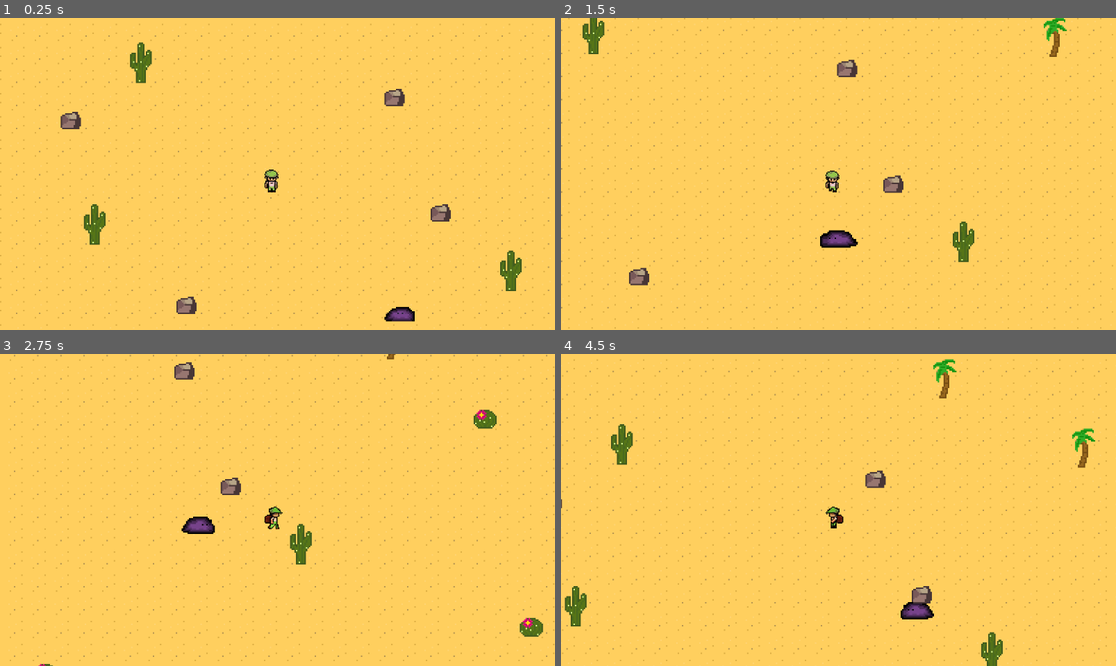
Above: before the commit, frames 1-4 (two rows, left to right).
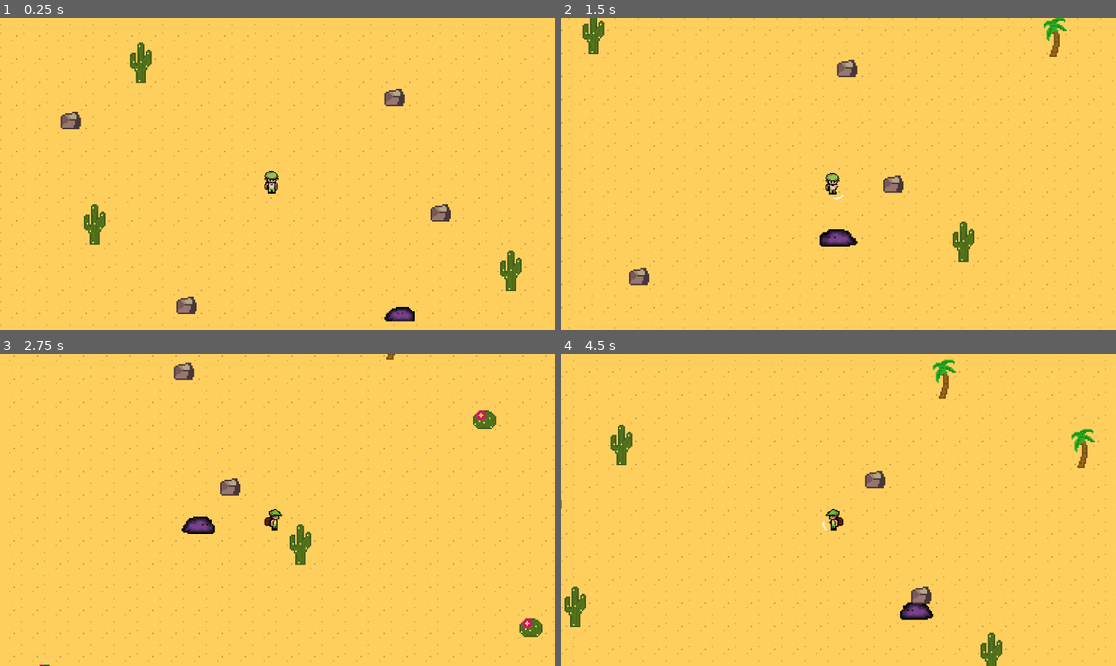
Above: after the commit, the same moments.

Repository: Overlord1304/Stormlock-Escape-2
Game: Godot game, scene res://scenes/main.tscn
The game is run twice, just before and just after one commit, with the same random seed, the same clock (stepped at 60 frames per second) and the same inputs.
Inputs:
- Up to frame 1 (0.25 s): no input
- Up to frame 2 (1.5 s): tap Enter at 0.5 s; hold Right (ui_right) 0.53-1.28 s; tap X (attack, bound only after the commit) at 0.6, 1.35 s; hold Down (ui_down) from 1.28 s (still down)
- Up to frame 3 (2.75 s): release Down (ui_down) at 2.03 s; hold Right (ui_right) from 2.03 s (still down); tap Alt at 2.1 s; tap X (attack, bound only after the commit) at 2.3 s
- Up to frame 4 (4.5 s): release Right (ui_right) at 2.78 s; hold Up (ui_up) 2.78-3.53 s; tap Shift at 2.85 s; tap X (attack, bound only after the commit) at 3.05, 3.6, 4.35 s; hold Left (ui_left) from 3.53 s (still down)

The runs differ from the first frame. In frame 1, 0.1% of the frame differs, in the area x 47-51%, y 48-57%; in frame 2, 0.3%; in frame 3, 1.7%; in frame 4, 1.9%, in the area x 0-99%, y 1-100%.

Commit message:
player attacks work now!

Diff:
--- a/project.godot
+++ b/project.godot
@@ -15,6 +15,10 @@
 config/features=PackedStringArray("4.5", "Forward Plus")
 config/icon="res://icon.svg"
 
+[autoload]
+
+Global="*res://scripts/global.gd"
+
 [editor_plugins]
 
 enabled=PackedStringArray("res://addons/godot_super-wakatime/plugin.cfg")
@@ -23,6 +27,14 @@
 
 player=""
 
+[input]
+
+attack={
+"deadzone": 0.2,
+"events": [Object(InputEventKey,"resource_local_to_scene":false,"resource_name":"","device":0,"window_id":0,"alt_pressed":false,"shift_pressed":false,"ctrl_pressed":false,"meta_pressed":false,"pressed":false,"keycode":0,"physical_keycode":88,"key_label":0,"unicode":0,"location":0,"echo":false,"script":null)
+]
+}
+
 [rendering]
 
 textures/canvas_textures/default_texture_filter=0
--- a/scenes/player.tscn
+++ b/scenes/player.tscn
@@ -1,14 +1,99 @@
-[gd_scene load_steps=33 format=3 uid="uid://bl1q7wod3c3q3"]
-
+[gd_scene load_steps=59 format=3 uid="uid://bl1q7wod3c3q3"]
+
+[ext_resource type="Texture2D" uid="uid://f4318kvo18qa" path="res://sprites/down-attack.png" id="1_3v2ag"]
 [ext_resource type="Texture2D" uid="uid://s3sok2cvk77f" path="res://sprites/idle-down.png" id="1_g2els"]
+[ext_resource type="Script" uid="uid://cg6rdaj40khyb" path="res://scripts/player.gd" id="1_jej6c"]
 [ext_resource type="Texture2D" uid="uid://cp4geplri3n2k" path="res://sprites/idle_up.png" id="2_dqkch"]
+[ext_resource type="Texture2D" uid="uid://co3ae3c1wbsfu" path="res://sprites/left-attack.png" id="2_jej6c"]
 [ext_resource type="Texture2D" uid="uid://i2v4dl8csu7b" path="res://sprites/walk_down.png" id="2_qhqgy"]
 [ext_resource type="Texture2D" uid="uid://b02eap0f0212w" path="res://sprites/idle-right.png" id="2_qlg0r"]
 [ext_resource type="Texture2D" uid="uid://cj0ojpkqa64ja" path="res://sprites/idle-left.png" id="2_smehm"]
+[ext_resource type="Texture2D" uid="uid://c6ef68obf5oa5" path="res://sprites/right-attack.png" id="3_f1ej7"]
 [ext_resource type="Texture2D" uid="uid://dquchweaem14h" path="res://sprites/walk-up.png" id="3_qhqgy"]
+[ext_resource type="Texture2D" uid="uid://dvi3adlu7ljlq" path="res://sprites/up-attack.png" id="4_oprun"]
 [ext_resource type="Texture2D" uid="uid://bpp1phqqwi4pt" path="res://sprites/walk-left.png" id="6_ur7pv"]
 [ext_resource type="Texture2D" uid="uid://crymoqp26r3jr" path="res://sprites/walk-right.png" id="7_y4r1p"]
 
+[sub_resource type="AtlasTexture" id="AtlasTexture_ujl30"]
+atlas = ExtResource("1_3v2ag")
+region = Rect2(0, 0, 32, 64)
+
+[sub_resource type="AtlasTexture" id="AtlasTexture_31cv2"]
+atlas = ExtResource("1_3v2ag")
+region = Rect2(32, 0, 32, 64)
+
+[sub_resource type="AtlasTexture" id="AtlasTexture_pf23h"]
+atlas = ExtResource("1_3v2ag")
+region = Rect2(64, 0, 32, 64)
+
+[sub_resource type="AtlasTexture" id="AtlasTexture_dt7fs"]
+atlas = ExtResource("1_3v2ag")
+region = Rect2(96, 0, 32, 64)
+
+[sub_resource type="AtlasTexture" id="AtlasTexture_wqfne"]
+atlas = ExtResource("1_3v2ag")
+region = Rect2(128, 0, 32, 64)
+
+[sub_resource type="AtlasTexture" id="AtlasTexture_wnwbv"]
+atlas = ExtResource("2_jej6c")
+region = Rect2(0, 0, 32, 64)
+
+[sub_resource type="AtlasTexture" id="AtlasTexture_gl8cc"]
+atlas = ExtResource("2_jej6c")
+region = Rect2(32, 0, 32, 64)
+
+[sub_resource type="AtlasTexture" id="AtlasTexture_487ah"]
+atlas = ExtResource("2_jej6c")
+region = Rect2(64, 0, 32, 64)
+
+[sub_resource type="AtlasTexture" id="AtlasTexture_md1ol"]
+atlas = ExtResource("2_jej6c")
+region = Rect2(96, 0, 32, 64)
+
+[sub_resource type="AtlasTexture" id="AtlasTexture_bj30b"]
+atlas = ExtResource("2_jej6c")
+region = Rect2(128, 0, 32, 64)
+
+[sub_resource type="AtlasTexture" id="AtlasTexture_jc3p3"]
+atlas = ExtResource("3_f1ej7")
+region = Rect2(0, 0, 32, 64)
+
+[sub_resource type="AtlasTexture" id="AtlasTexture_hax0n"]
+atlas = ExtResource("3_f1ej7")
+region = Rect2(32, 0, 32, 64)
+
+[sub_resource type="AtlasTexture" id="AtlasTexture_t4otl"]
+atlas = ExtResource("3_f1ej7")
+region = Rect2(64, 0, 32, 64)
+
+[sub_resource type="AtlasTexture" id="AtlasTexture_j2b1d"]
+atlas = ExtResource("3_f1ej7")
+region = Rect2(96, 0, 32, 64)
+
+[sub_resource type="AtlasTexture" id="AtlasTexture_cs1tg"]
+atlas = ExtResource("3_f1ej7")
+region = Rect2(128, 0, 32, 64)
+
+[sub_resource type="AtlasTexture" id="AtlasTexture_2dvfe"]
+atlas = ExtResource("4_oprun")
+region = Rect2(0, 0, 32, 64)
+
+[sub_resource type="AtlasTexture" id="AtlasTexture_giy8y"]
+atlas = ExtResource("4_oprun")
+region = Rect2(32, 0, 32, 64)
+
+[sub_resource type="AtlasTexture" id="AtlasTexture_fdfoy"]
+atlas = ExtResource("4_oprun")
+region = Rect2(64, 0, 32, 64)
+
+[sub_resource type="AtlasTexture" id="AtlasTexture_hhpqf"]
+atlas = ExtResource("4_oprun")
+region = Rect2(96, 0, 32, 64)
+
+[sub_resource type="AtlasTexture" id="AtlasTexture_g5jhy"]
+atlas = ExtResource("4_oprun")
+region = Rect2(128, 0, 32, 64)
+
 [sub_resource type="AtlasTexture" id="AtlasTexture_dqkch"]
 atlas = ExtResource("1_g2els")
 region = Rect2(0, 0, 32, 32)
@@ -101,6 +186,86 @@
 animations = [{
 "frames": [{
 "duration": 1.0,
+"texture": SubResource("AtlasTexture_ujl30")
+}, {
+"duration": 1.0,
+"texture": SubResource("AtlasTexture_31cv2")
+}, {
+"duration": 1.0,
+"texture": SubResource("AtlasTexture_pf23h")
+}, {
+"duration": 1.0,
+"texture": SubResource("AtlasTexture_dt7fs")
+}, {
+"duration": 1.0,
+"texture": SubResource("AtlasTexture_wqfne")
+}],
+"loop": false,
+"name": &"attack_down",
+"speed": 10.0
+}, {
+"frames": [{
+"duration": 1.0,
+"texture": SubResource("AtlasTexture_wnwbv")
+}, {
+"duration": 1.0,
+"texture": SubResource("AtlasTexture_gl8cc")
+}, {
+"duration": 1.0,
+"texture": SubResource("AtlasTexture_487ah")
+}, {
+"duration": 1.0,
+"texture": SubResource("AtlasTexture_md1ol")
+}, {
+"duration": 1.0,
+"texture": SubResource("AtlasTexture_bj30b")
+}],
+"loop": true,
+"name": &"attack_left",
+"speed": 10.0
+}, {
+"frames": [{
+"duration": 1.0,
+"texture": SubResource("AtlasTexture_jc3p3")
+}, {
+"duration": 1.0,
+"texture": SubResource("AtlasTexture_hax0n")
+}, {
+"duration": 1.0,
+"texture": SubResource("AtlasTexture_t4otl")
+}, {
+"duration": 1.0,
+"texture": SubResource("AtlasTexture_j2b1d")
+}, {
+"duration": 1.0,
+"texture": SubResource("AtlasTexture_cs1tg")
+}],
+"loop": true,
+"name": &"attack_right",
+"speed": 10.0
+}, {
+"frames": [{
+"duration": 1.0,
+"texture": SubResource("AtlasTexture_2dvfe")
+}, {
+"duration": 1.0,
+"texture": SubResource("AtlasTexture_giy8y")
+}, {
+"duration": 1.0,
+"texture": SubResource("AtlasTexture_fdfoy")
+}, {
+"duration": 1.0,
+"texture": SubResource("AtlasTexture_hhpqf")
+}, {
+"duration": 1.0,
+"texture": SubResource("AtlasTexture_g5jhy")
+}],
+"loop": true,
+"name": &"attack_up",
+"speed": 10.0
+}, {
+"frames": [{
+"duration": 1.0,
 "texture": SubResource("AtlasTexture_dqkch")
 }, {
 "duration": 1.0,
@@ -209,17 +374,38 @@
 [sub_resource type="RectangleShape2D" id="RectangleShape2D_g2els"]
 size = Vector2(10, 14)
 
+[sub_resource type="CircleShape2D" id="CircleShape2D_f1ej7"]
+radius = 9.0
+
 [node name="Node2D" type="CharacterBody2D" groups=["player"]]
+script = ExtResource("1_jej6c")
 
 [node name="AnimatedSprite2D" type="AnimatedSprite2D" parent="."]
-position = Vector2(-2, 3.5000005)
+position = Vector2(-2, 4.5)
 scale = Vector2(0.6875, 0.65625006)
 sprite_frames = SubResource("SpriteFrames_ur7pv")
-animation = &"walk_right"
+animation = &"idle_right"
 
 [node name="CollisionShape2D" type="CollisionShape2D" parent="."]
-position = Vector2(-4, 6)
+position = Vector2(-3, 6)
 shape = SubResource("RectangleShape2D_g2els")
 
 [node name="Camera2D" type="Camera2D" parent="."]
 zoom = Vector2(3, 3)
+
+[node name="hitbox" type="Area2D" parent="."]
+
+[node name="CollisionShape2D" type="CollisionShape2D" parent="hitbox"]
+position = Vector2(-3, 6)
+shape = SubResource("CircleShape2D_f1ej7")
+
+[node name="attack_cooldown" type="Timer" parent="."]
+wait_time = 0.5
+
+[node name="deal_attack_timer" type="Timer" parent="."]
+wait_time = 0.5
+
+[connection signal="body_entered" from="hitbox" to="." method="_on_hitbox_body_entered"]
+[connection signal="body_exited" from="hitbox" to="." method="_on_hitbox_body_exited"]
+[connection signal="timeout" from="attack_cooldown" to="." method="_on_timer_timeout"]
+[connection signal="timeout" from="deal_attack_timer" to="." method="_on_deal_attack_timer_timeout"]
--- a/scenes/purpleslime.tscn
+++ b/scenes/purpleslime.tscn
@@ -107,6 +107,9 @@
 [sub_resource type="CircleShape2D" id="CircleShape2D_ludtu"]
 radius = 98.005104
 
+[sub_resource type="CircleShape2D" id="CircleShape2D_ck05h"]
+radius = 12.0415945
+
 [node name="CharacterBody2D" type="CharacterBody2D"]
 script = ExtResource("1_ck05h")
 
@@ -119,10 +122,21 @@
 position = Vector2(1, -1.5)
 shape = SubResource("RectangleShape2D_hojqu")
 
-[node name="Area2D" type="Area2D" parent="."]
+[node name="detrection zone" type="Area2D" parent="."]
 
-[node name="CollisionShape2D" type="CollisionShape2D" parent="Area2D"]
+[node name="CollisionShape2D" type="CollisionShape2D" parent="detrection zone"]
 shape = SubResource("CircleShape2D_ludtu")
 
-[connection signal="body_entered" from="Area2D" to="." method="_on_area_2d_body_entered"]
-[connection signal="body_exited" from="Area2D" to="." method="_on_area_2d_body_exited"]
+[node name="hitbox" type="Area2D" parent="."]
+
+[node name="CollisionShape2D" type="CollisionShape2D" parent="hitbox"]
+shape = SubResource("CircleShape2D_ck05h")
+
+[node name="take_damage_cooldown" type="Timer" parent="."]
+wait_time = 0.5
+
+[connection signal="body_entered" from="detrection zone" to="." method="_on_area_2d_body_entered"]
+[connection signal="body_exited" from="detrection zone" to="." method="_on_area_2d_body_exited"]
+[connection signal="body_entered" from="hitbox" to="." method="_on_hitbox_body_entered"]
+[connection signal="body_exited" from="hitbox" to="." method="_on_hitbox_body_exited"]
+[connection signal="timeout" from="take_damage_cooldown" to="." method="_on_take_damage_cooldown_timeout"]
--- a/scripts/enemy.gd
+++ b/scripts/enemy.gd
@@ -3,8 +3,12 @@
 var speed = 60
 var player_chase = false
 var player = null
+var health = 80
+var player_inattack_zone = false
+var can_take_damage = true
 
 func _physics_process(delta) -> void:
+	deal_with_damage()
 	if player_chase and player:
 		var to_player = player.position - position
 		var distance = to_player.length()
@@ -30,3 +34,29 @@
 	if body.is_in_group("player"):
 		player = null
 		player_chase = false
+
+func enemy():
+	pass
+
+
+func _on_hitbox_body_entered(body: Node2D) -> void:
+	if body.has_method("player"):
+		player_inattack_zone = true
+
+
+func _on_hitbox_body_exited(body: Node2D) -> void:
+	if body.has_method("player"):
+		player_inattack_zone = false
+
+func deal_with_damage():
+	if player_inattack_zone and Global.player_current_attack == true:
+		if can_take_damage == true:
+			health = health - 20
+			$take_damage_cooldown.start()
+			can_take_damage = false
+			if health <= 0:
+				self.queue_free()
+
+
+func _on_take_damage_cooldown_timeout() -> void:
+	can_take_damage = true
--- /dev/null
+++ b/scripts/global.gd
@@ -0,0 +1,3 @@
+extends Node
+
+var player_current_attack = false
--- a/scripts/player.gd
+++ b/scripts/player.gd
@@ -1,4 +1,11 @@
 extends CharacterBody2D
+
+var enemy_inattack_range = false
+var enemy_attack_cooldown = true
+var health = 100
+var player_alive = true
+
+var attack_ip = false
 
 @export var speed = 100
 
@@ -8,6 +15,11 @@
 
 
 func _physics_process(delta):
+	attack()
+	enemy_attack()
+	if health <= 0:
+		player_alive = false
+		health = 0
 	direction = Vector2.ZERO
 	direction.x = Input.get_axis("ui_left","ui_right")
 	direction.y = Input.get_axis("ui_up","ui_down")
@@ -19,6 +31,8 @@
 	_update_anim()
 
 func _update_anim():
+	if attack_ip:
+		return
 	var anim = ""
 
 	if direction != Vector2.ZERO:
@@ -28,6 +42,54 @@
 			last_dir = "down" if direction.y > 0 else "up"
 		anim = "walk_" + last_dir
 	else:
-		anim = "idle_" + last_dir
+		if attack_ip == false:
+			anim = "idle_" + last_dir
 
 	$AnimatedSprite2D.play(anim)
+
+func player():
+	pass
+
+func _on_hitbox_body_entered(body: Node2D) -> void:
+	if body.has_method("enemy"):
+		enemy_inattack_range = true
+
+
+
+func _on_hitbox_body_exited(body: Node2D) -> void:
+	if body.has_method("enemy"):
+		enemy_inattack_range = false
+
+func enemy_attack():
+	if enemy_inattack_range and enemy_attack_cooldown == true:
+		health = health - 10
+		print(health)
+		enemy_attack_cooldown = false
+		$attack_cooldown.start()
+
+
+func _on_timer_timeout() -> void:
+	enemy_attack_cooldown = true
+
+func attack():
+	if Input.is_action_just_pressed("attack") and attack_ip == false:
+		attack_ip = true
+		Global.player_current_attack = true
+
+		$deal_attack_timer.start()
+
+		match last_dir:
+			"right":
+				$AnimatedSprite2D.play("attack_right")
+			"left":
+				$AnimatedSprite2D.play("attack_left")
+			"down":
+				$AnimatedSprite2D.play("attack_down")
+			"up":
+				$AnimatedSprite2D.play("attack_up")
+
+
+func _on_deal_attack_timer_timeout() -> void:
+	$deal_attack_timer.stop()
+	Global.player_current_attack = false
+	attack_ip = false
Not shown: 1 places in scenes/purpleslime.tscn that only renumber resources
Not shown, added: scripts/global.gd.uid
Binary file added: sprites/down-attack.png
Not shown, added: sprites/down-attack.png.import
Binary file added: sprites/left-attack.png
Not shown, added: sprites/left-attack.png.import
Binary file added: sprites/right-attack.png
Not shown, added: sprites/right-attack.png.import
Binary file added: sprites/up-attack.png
Not shown, added: sprites/up-attack.png.import
